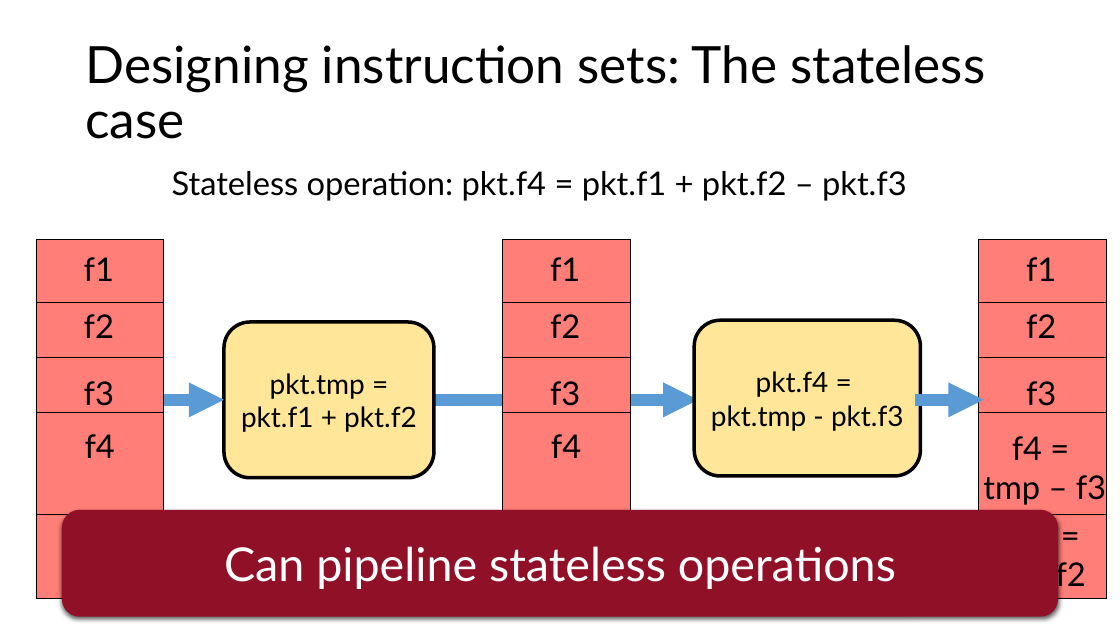
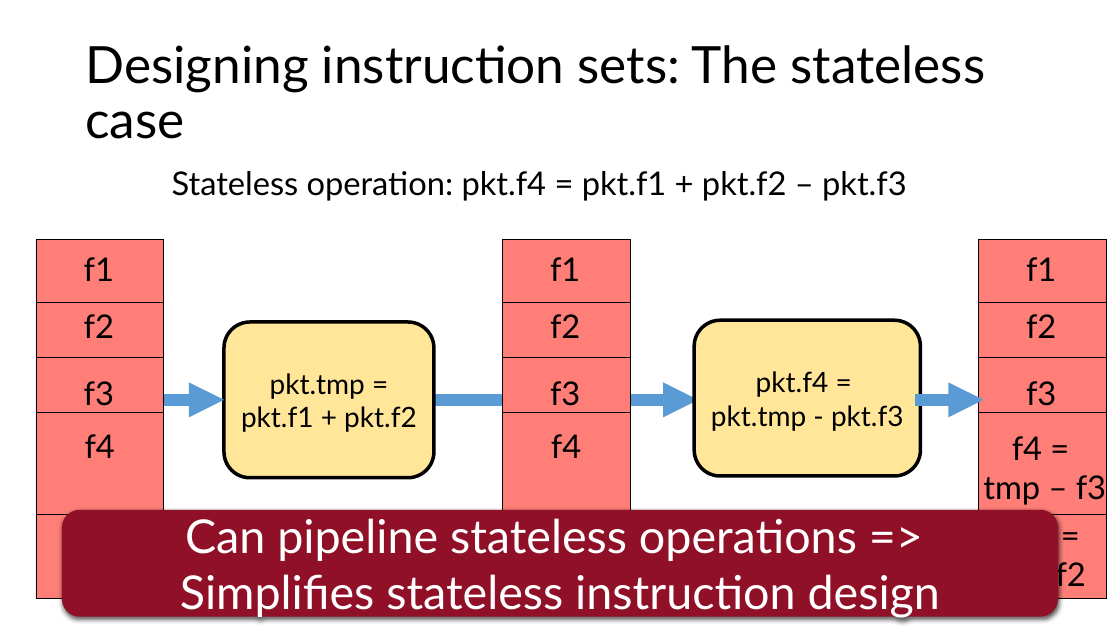
Before and after one commit to anirudhSK/pifo-domino-marple-ppts, a slide deck: slide 12 of uw_talk.pptx. Drawn at 1120x630 pixels with LibreOffice and Linux fonts; fonts in the diff are those of the drawing. Boxes give left, top, right and bottom in pixels: in the first picture for what was removed or moved away, otherwise in the second. Text is boxed around its words. In the diff, an @@ line names an element or a change of style, - is before the commit and + after.

```diff
--- a/uw_talk.pptx
+++ b/uw_talk.pptx
@@ text in rounded rectangle at bbox=[180, 518, 940, 619]: text changed @@
-Can pipeline stateless operations
+Can pipeline stateless operations =>
+Simplifies stateless instruction design
```
Also in this commit, not shown: 13 other slides changed, 1 slide added.
